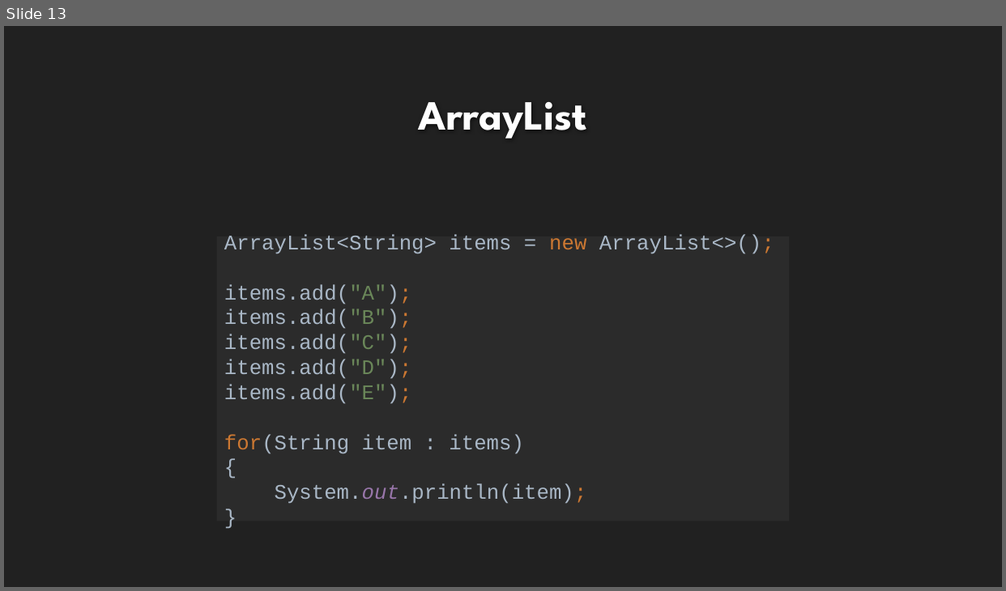
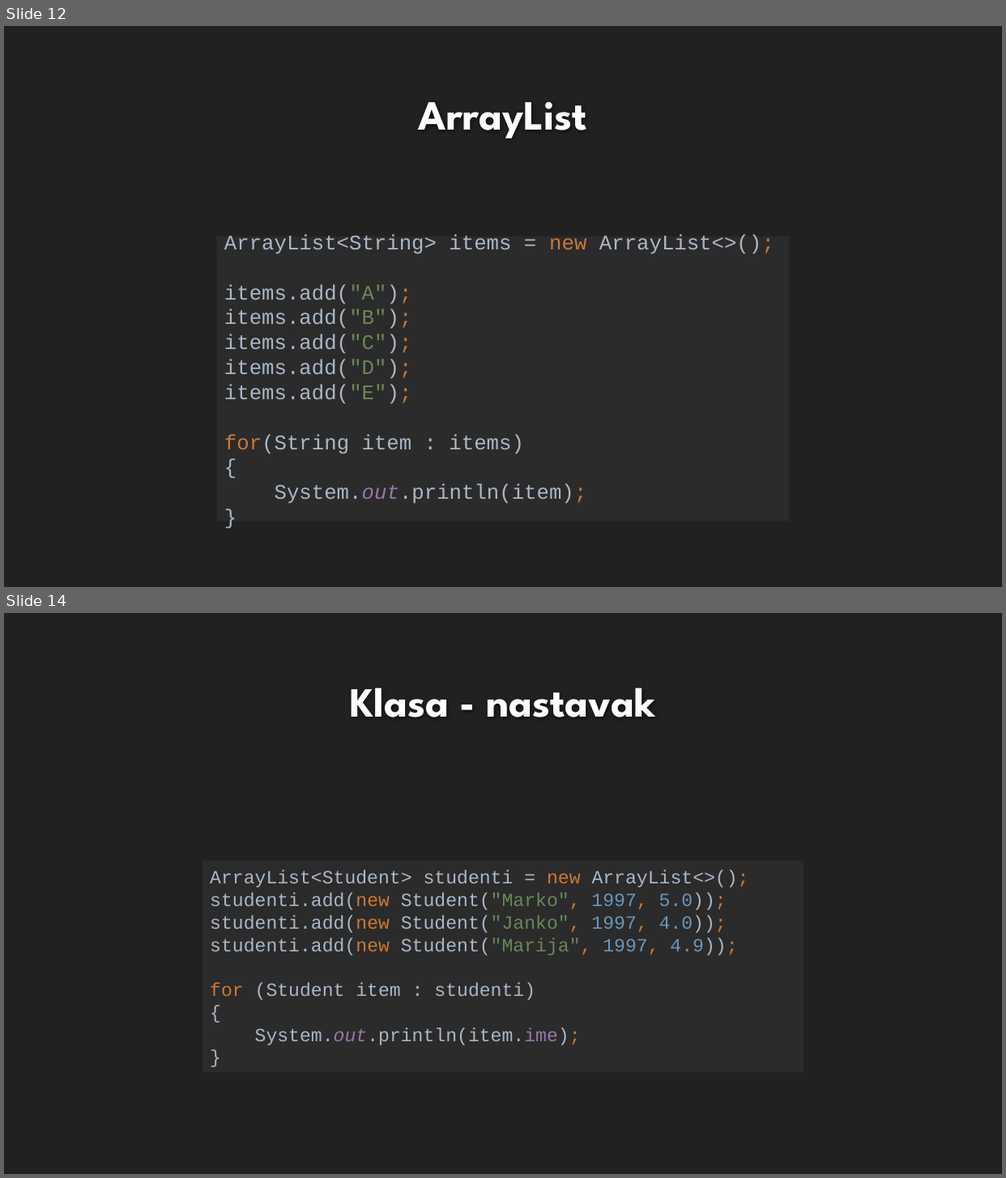
Before and after one commit to ivan95603/Blok2018, a slide deck: JAVA.pptx. Shown one above the other, each under a label of ours: slide 13 before the commit, slides 12 and 14 after it; the slides between them are not shown. The pictures are 1006x591 and 1006x1178 pixels, drawn with LibreOffice and Linux fonts; fonts in the diff are those of the drawing; background and template pictures are left out. Boxes give left, top, right and bottom in pixels: in the first picture for what was removed or moved away, otherwise in the second. Text is boxed around its words. In the diff, an @@ line names an element or a change of style, - is before the commit and + after.

```diff
--- a/JAVA.pptx
+++ b/JAVA.pptx
@@ slide 14 added at bbox=[4, 613, 1002, 1174], background #212121 @@
@@ title added at bbox=[350, 688, 656, 717], 40 pt, text #FEFEFE, bold @@
+Klasa - nastavak
@@ rectangle added at bbox=[202, 861, 803, 1072], fill #2B2B2B, 18 pt, text #A9B7C6 @@
+ArrayList<Student> studenti = new ArrayList<>();
+studenti.add(new Student("Marko", 1997, 5.0));
+studenti.add(new Student("Janko", 1997, 4.0));
+studenti.add(new Student("Marija", 1997, 4.9));
+for (Student item : studenti)
+{
+System.out.println(item.ime);
+}
@@ what was slide 13 is now slide 12 @@
```
Also in this commit, not shown: 1 slide changed, 1 other slide added, 2 slides removed, 14 other files.
